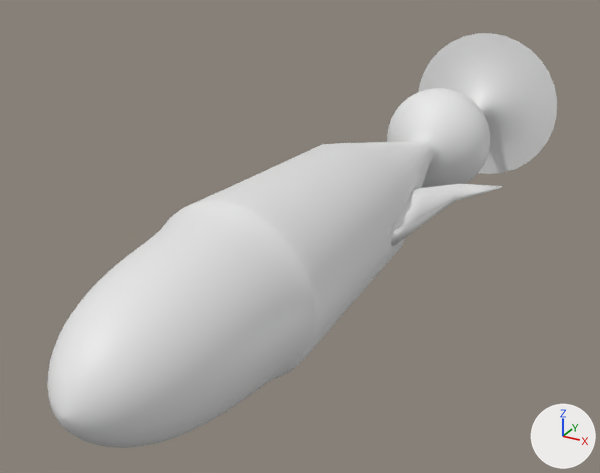
Before and after pictures for a commit that changed the glTF model frontend/public/fish215.glb.
Before and after are seen from a camera (50 mm lens) standing at (5.34, -14.46, 4.95) and looking at (-0.72, -3.43, -0.56). Arrows for +X, +Y and +Z are at lower right; the lights stay in place. The first picture is the older version. Vertices at exactly the same position are counted once.

The first picture shows 'Fish'.
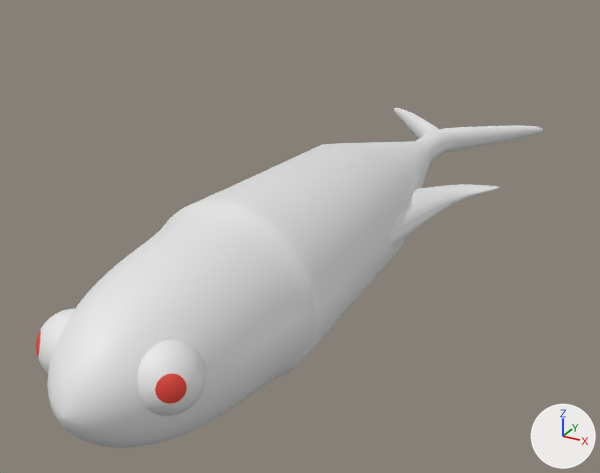
The edits, one by one:
Material 'TailMaterial.238' (mat_tailmaterial_238) is new.
Its base color is (0.8, 0.8, 0.8) (white #e7e7e7).
Material 'Material.477' (mat_material_477) is new.
Its base color is (0.8, 0.0586, 0.0378) (red #e74437).
me_headmesh2_102 is used by ob_fish; location (0.0, 0.0, 0.0).
me_headmesh2_102 had 4897 vertices, 9782 faces and spanned x -1.92..1.92, y -9.6..4.1, z -1.65..1.65.
me_headmesh2_102 now has 5540 vertices, 11006 faces and spans x -1.92..1.91, y -9.6..2.75, z -1.25..1.25.
me_headmesh2_102 part 1: a new loose piece of 482 vertices spanning x 0.22..1.03, y -9.14..-8.33, z -0.21..0.59.
me_headmesh2_102 part 2: a new loose piece of 482 vertices spanning x -1.03..-0.22, y -9.14..-8.33, z -0.21..0.59.
me_headmesh2_102 part 3: 337 vertices moved from x -1.04..1.92, y -3.02..1.07, z -1.04..1.04 to x -1.59..1.91, y -3.02..2.65, z -0.24..0.24; 1260 vertices removed from x -1.65..1.92, y -4.47..4.1, z -1.65..1.65; 939 vertices added at x -1.68..1.87, y -4.45..2.75, z -0.31..0.32.
me_headmesh2_102 gains material mat_material_477 (red #e74437).
me_headmesh2_102 gains material mat_tailmaterial_238 (white #e7e7e7).

Where the change shows, as pixel boxes [x1, y1, x2, y2] in the pictures (600 x 473 px; the box of a moved part takes in the faces that stretch with it):
'Fish', reshaped (18% shorter)
    before: [47, 33, 557, 448]
    after: [36, 108, 543, 448]
part 1 of me_headmesh2_102, added
    after: [138, 340, 206, 416]
part 2 of me_headmesh2_102, added
    after: [36, 309, 75, 373]
part 3 of me_headmesh2_102, moved or reshaped
    before: [390, 33, 557, 246]
    after: [390, 108, 543, 246]
